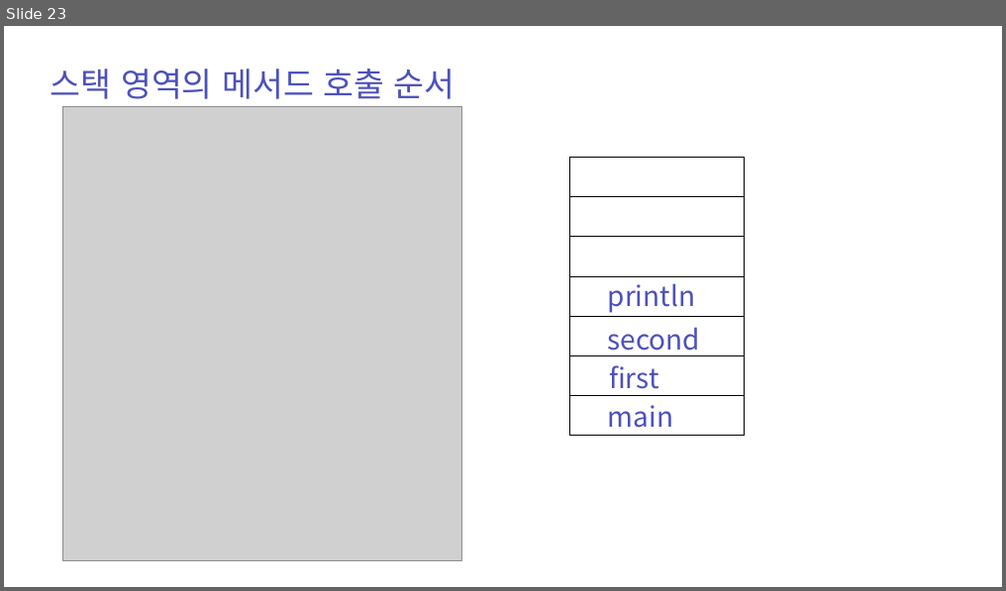
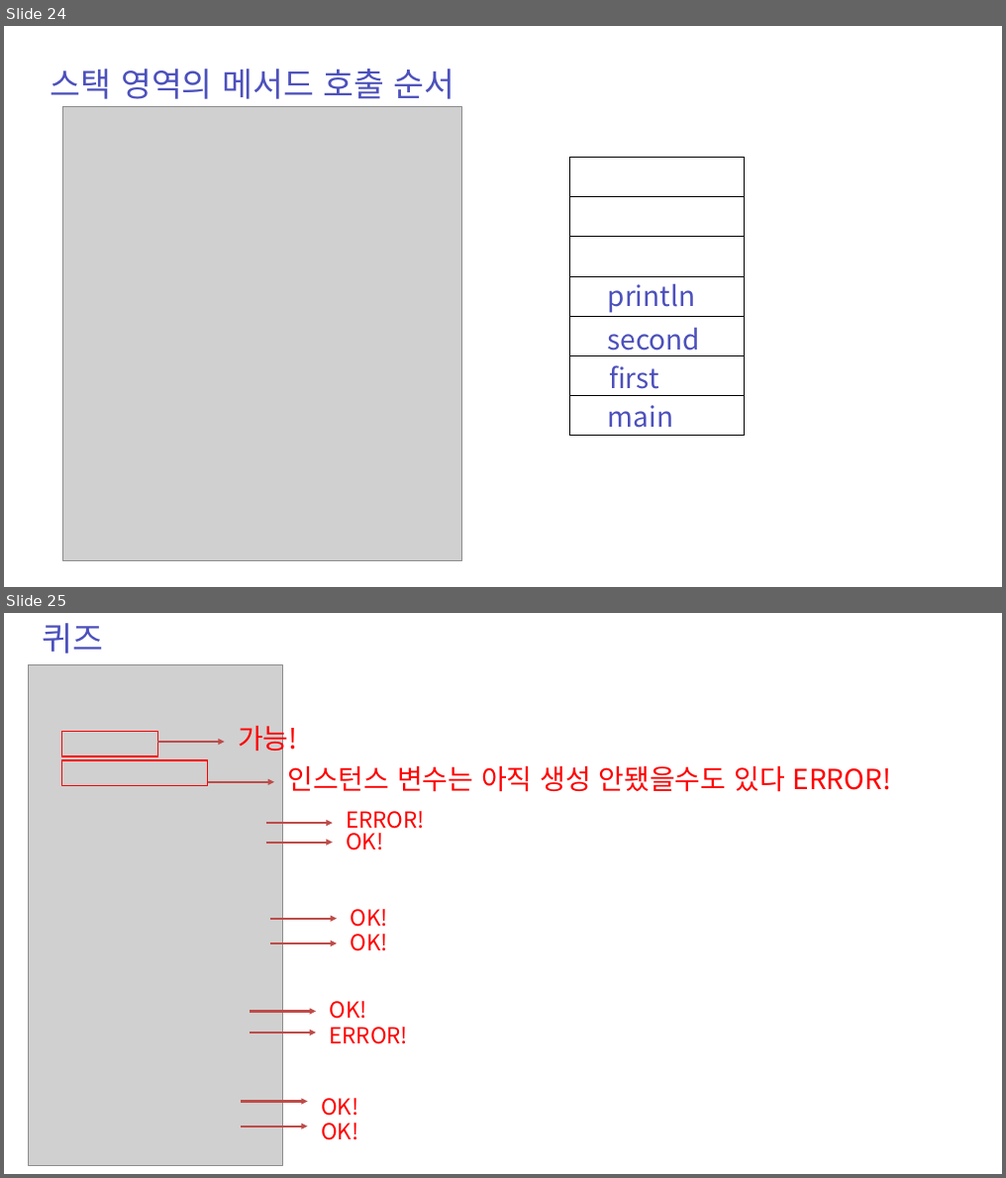
Before and after one commit to zest132/JavaLecture, a slide deck: JavaLecture/LectureFile/java 7강.pptx. Shown one above the other, each under a label of ours: slide 23 before the commit, slides 24 and 25 after it. The pictures are 1006x591 and 1006x1178 pixels, drawn with LibreOffice and Linux fonts; fonts in the diff are those of the drawing; grey boxes stand for pictures. Boxes give left, top, right and bottom in pixels: in the first picture for what was removed or moved away, otherwise in the second. Text is boxed around its words. In the diff, an @@ line names an element or a change of style, - is before the commit and + after.

```diff
--- a/JavaLecture/LectureFile/java 7강.pptx
+++ b/JavaLecture/LectureFile/java 7강.pptx
@@ slide 25 added at (4,613,1002,1174), background #FFFFFF @@
@@ text added at (43,623,104,654), 48 pt, text #4C50BC @@
+퀴즈
@@ picture added at (28,665,282,1165) @@
@@ text added at (238,721,298,757), 40 pt, text #FF0000 @@
+가능!
@@ rectangle added at (62,732,158,757), outline #FF0000 2 pt @@
@@ rectangle added at (62,761,208,785), outline #FF0000 2 pt @@
@@ arrow added from (157, 742) to (225, 742), #BF4C48 3 pt @@
@@ arrow added from (208, 782) to (274, 782), #BF4C48 3 pt @@
@@ text added at (287,766,892,792), 40 pt, text #FF0000 @@
+인스턴스 변수는 아직 생성 안됐을수도 있다 ERROR!
@@ text added at (346,811,425,829), 32 pt, text #FF0000 @@
+ERROR!
@@ arrow added from (266, 823) to (333, 823), #BF4C48 3 pt @@
@@ arrow added from (266, 843) to (333, 843), #BF4C48 3 pt @@
@@ text added at (346,833,383,851), 32 pt, text #FF0000 @@
+OK!
@@ text added at (350,909,387,927), 32 pt, text #FF0000 @@
+OK!
@@ arrow added from (270, 918) to (337, 918), #BF4C48 3 pt @@
@@ text added at (350,934,387,952), 32 pt, text #FF0000 @@
+OK!
@@ arrow added from (270, 944) to (337, 944), #BF4C48 3 pt @@
@@ arrow added from (250, 1012) to (316, 1012), #BF4C48 3 pt @@
@@ text added at (329,1027,408,1045), 32 pt, text #FF0000 @@
+ERROR!
@@ text added at (329,1001,366,1019), 32 pt, text #FF0000 @@
+OK!
@@ arrow added from (250, 1033) to (316, 1033), #BF4C48 3 pt @@
@@ arrow added from (241, 1101) to (307, 1101), #BF4C48 3 pt @@
@@ text added at (321,1098,358,1116), 32 pt, text #FF0000 @@
+OK!
@@ arrow added from (241, 1127) to (307, 1127), #BF4C48 3 pt @@
@@ text added at (321,1123,358,1141), 32 pt, text #FF0000 @@
+OK!
@@ what was slide 23 is now slide 24 @@
```
Also in this commit, not shown: 5 slides changed, 2 other slides added, 2 slides removed, 5 other files.
